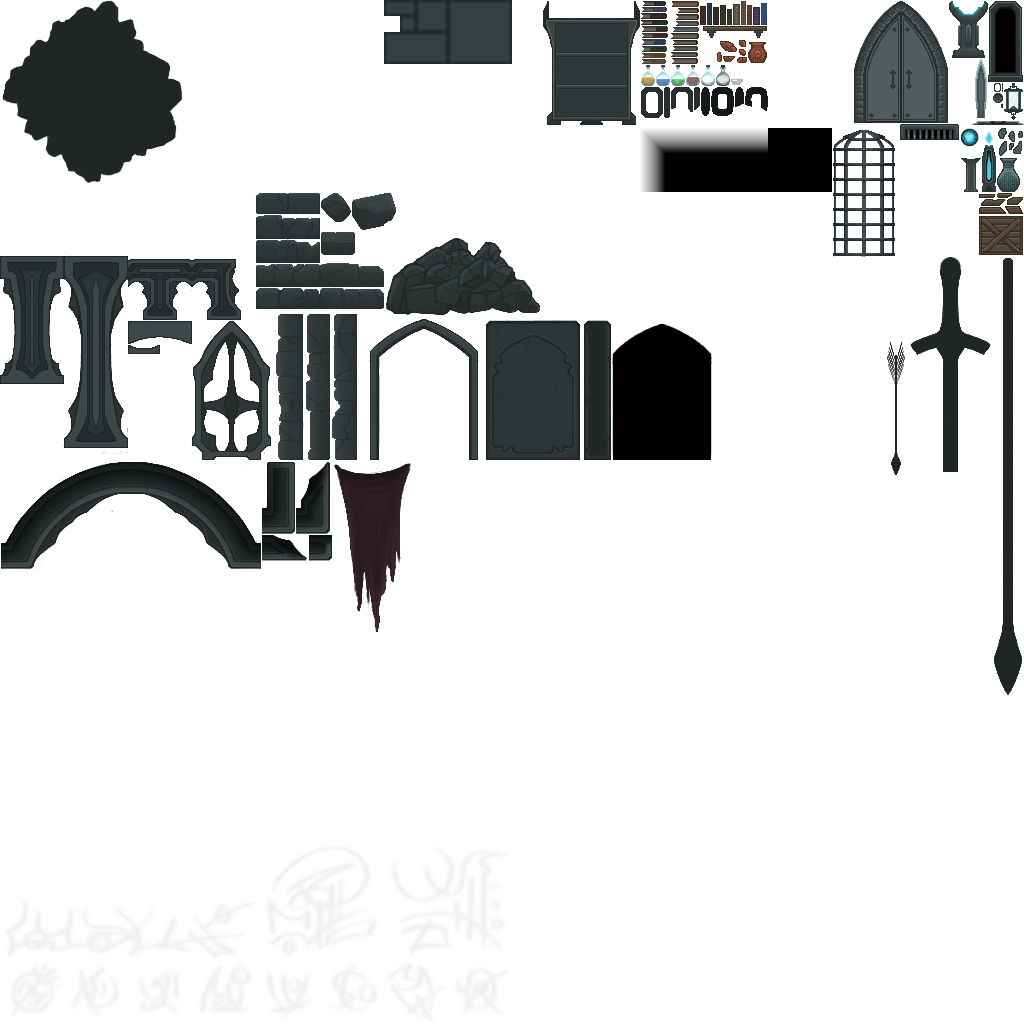
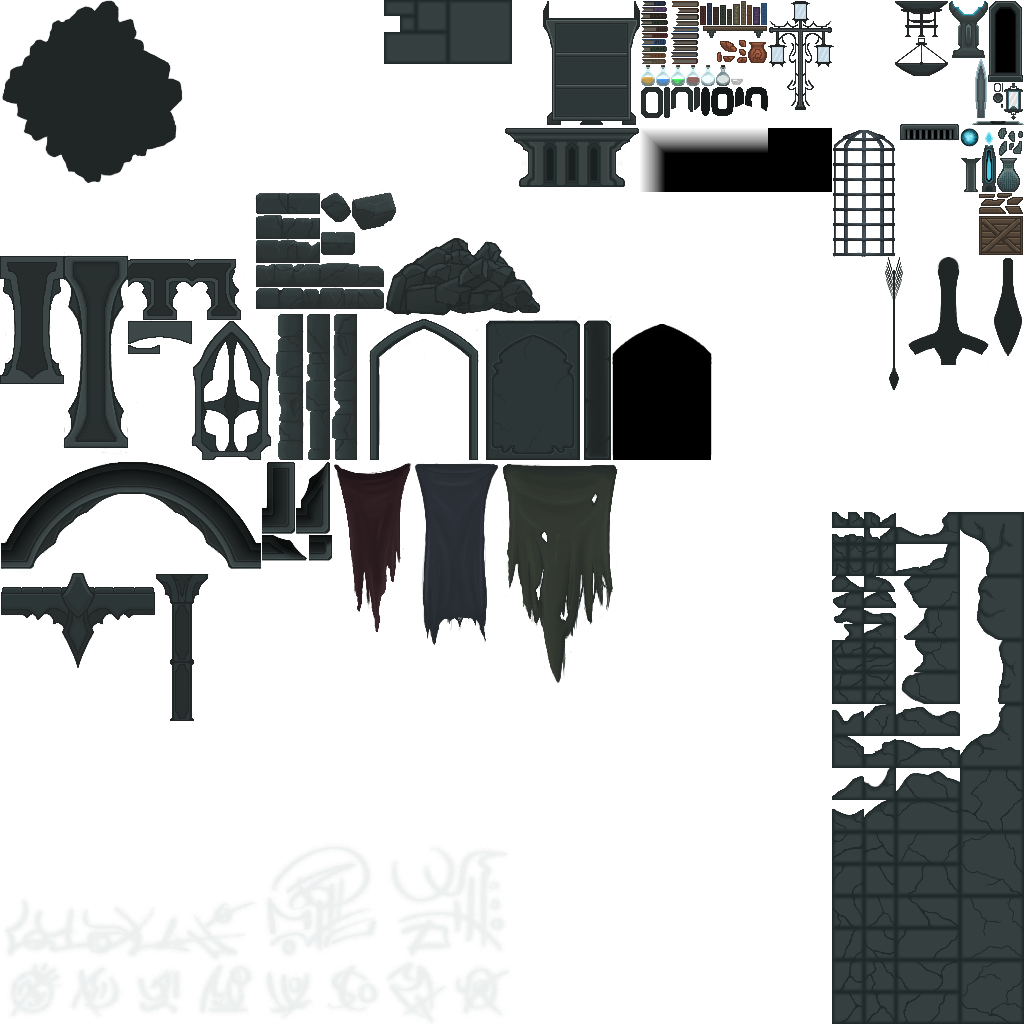
Layered file, before and after one edit (1024 x 1024). Changes by layer:
added layer "1/3/2020" above "9/27/2019" over bbox(1, 0, 1024, 1024)
painted on "9/27/2019" over bbox(1, 1, 1023, 695)
